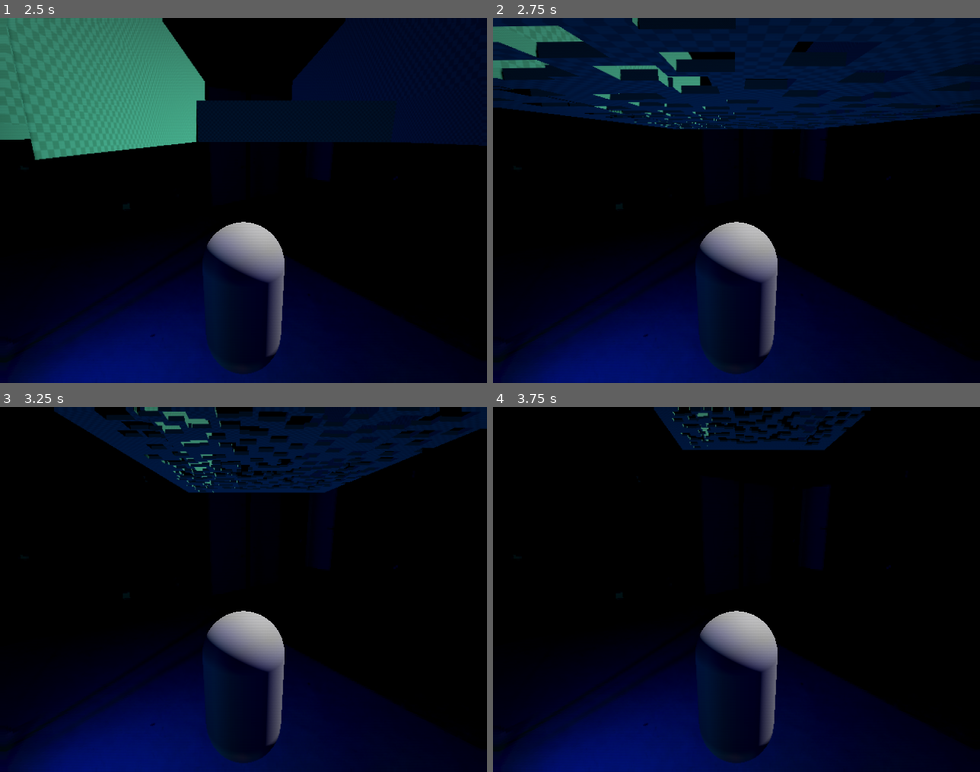
Above: before the commit, frames 1-4 (two rows, left to right).
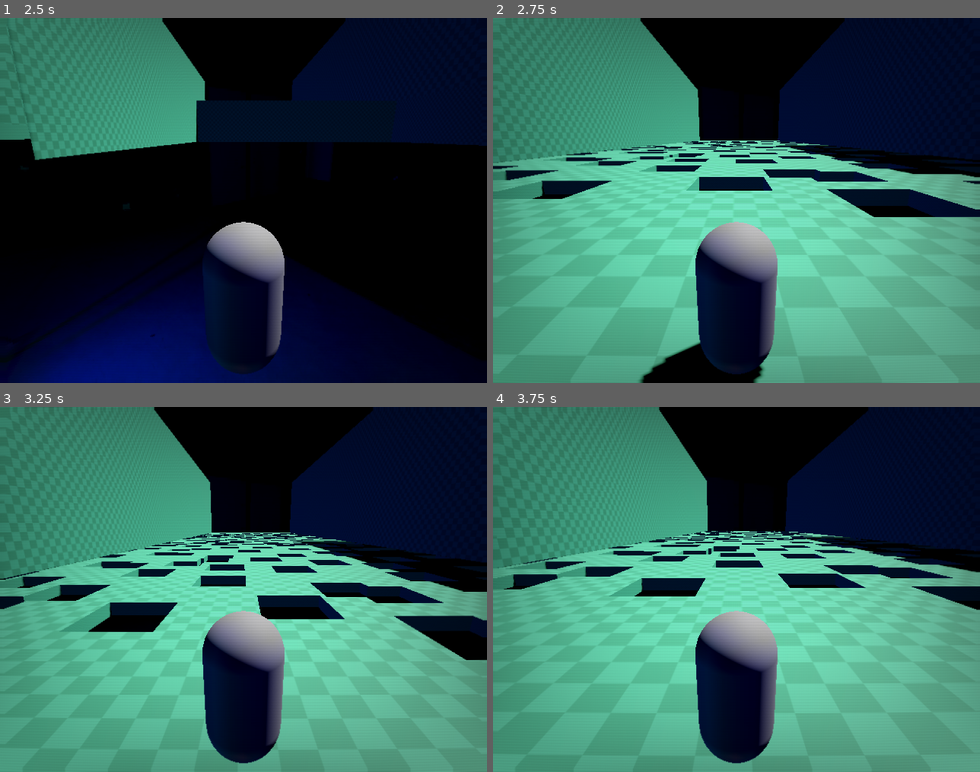
Above: after the commit, the same moments.

Repository: lognasmeow/Wonder
Game: Godot game, scene res://Maps/map_main.tscn
Two runs of this game, one before a commit and one after it. Both use one fixed random seed, a clock stepped at 60 frames per second and the inputs below.
Inputs:
- Up to frame 1 (2.5 s): tap Enter at 0.5 s; hold W (up) 0.53-2.03 s; tap Space (jump) at 0.77, 1.52 s; hold A (left) from 2.03 s (still down)
- Up to frame 2 (2.75 s): keep holding A (left)
- Up to frame 3 (3.25 s): keep holding A (left); tap Space (jump) at 3.02 s
- Up to frame 4 (3.75 s): release A (left) at 3.53 s; hold S (down) from 3.53 s (still down)

Frame 1 is identical in both runs. In frame 2, 79% of the frame differs, in the area x 0-100%, y 0-100%; in frame 3, 83%; in frame 4, 87%.

Commit message:
basic fallplane and finish line code

Diff:
--- /dev/null
+++ b/Functional Areas/FallPlane/fallPlane.tscn
@@ -0,0 +1,9 @@
+[gd_scene format=3 uid="uid://dnmj8afkcdxkx"]
+
+[sub_resource type="WorldBoundaryShape3D" id="WorldBoundaryShape3D_antgw"]
+
+[node name="FallPlane" type="Area3D" unique_id=510512870]
+
+[node name="CollisionShape3D" type="CollisionShape3D" parent="." unique_id=1761711487]
+transform = Transform3D(20, 0, 0, 0, 20, 0, 0, 0, 20, 0, 0, 0)
+shape = SubResource("WorldBoundaryShape3D_antgw")
--- /dev/null
+++ b/Functional Areas/FinishLine/Area_FinishLine.tscn
@@ -0,0 +1,10 @@
+[gd_scene format=3 uid="uid://b7ueai68mlg27"]
+
+[sub_resource type="BoxShape3D" id="BoxShape3D_yntlh"]
+size = Vector3(80, 50, 1)
+
+[node name="AreaFinishLine" type="Area3D" unique_id=1843727942]
+
+[node name="CollisionShape3D" type="CollisionShape3D" parent="." unique_id=1222751638]
+transform = Transform3D(1, 0, 0, 0, 1, 0, 0, 0, 1, 0, 0, 0.022936225)
+shape = SubResource("BoxShape3D_yntlh")
--- a/Maps/map_main.gd
+++ b/Maps/map_main.gd
@@ -6,3 +6,11 @@
 # Called when the node enters the scene tree for the first time.
 func _ready():
 	player.global_position = playerSpawnPoint.global_position
+
+
+func _on_player_entered_fall_plane():
+	player.global_position = playerSpawnPoint.global_position
+
+
+func _on_player_entered_finish_line():
+	player.global_position = playerSpawnPoint.global_position
--- a/Maps/map_main.tscn
+++ b/Maps/map_main.tscn
@@ -4,6 +4,8 @@
 [ext_resource type="Texture2D" uid="uid://dduaw3xqemmd2" path="res://Assets/HDRIs/ferndale_studio_12_1k.exr" id="1_jf03b"]
 [ext_resource type="PackedScene" uid="uid://6vki3n4jw28r" path="res://Assets/Models/Arenas/arena_main.tscn" id="1_jvluu"]
 [ext_resource type="PackedScene" uid="uid://db7q0vfge37iu" path="res://Player/player.tscn" id="2_mktg1"]
+[ext_resource type="PackedScene" uid="uid://dnmj8afkcdxkx" path="res://Functional Areas/FallPlane/fallPlane.tscn" id="5_3721q"]
+[ext_resource type="PackedScene" uid="uid://b7ueai68mlg27" path="res://Functional Areas/FinishLine/Area_FinishLine.tscn" id="6_rhhk7"]
 
 [sub_resource type="PanoramaSkyMaterial" id="PanoramaSkyMaterial_1q4cs"]
 panorama = ExtResource("1_jf03b")
@@ -37,3 +39,14 @@
 
 [node name="Marker3D_PlayerSpawn" type="Marker3D" parent="." unique_id=1223064160]
 transform = Transform3D(1, 0, 0, 0, 1, 0, 0, 0, 1, 0, 1.6785837, 45.02707)
+
+[node name="FallPlane" parent="." unique_id=510512870 instance=ExtResource("5_3721q")]
+transform = Transform3D(1, 0, 0, 0, 1, 0, 0, 0, 1, 0, -3.2877274, -51.90043)
+
+[node name="AreaFinishLine" parent="." unique_id=1843727942 instance=ExtResource("6_rhhk7")]
+transform = Transform3D(1, 0, 0, 0, 1, 0, 0, 0, 1, 0, 22.991291, -140.32568)
+
+[connection signal="enteredFallPlane" from="Player" to="." method="_on_player_entered_fall_plane"]
+[connection signal="enteredFinishLine" from="Player" to="." method="_on_player_entered_finish_line"]
+[connection signal="body_entered" from="FallPlane" to="Player" method="_on_fall_plane_body_entered"]
+[connection signal="body_entered" from="AreaFinishLine" to="Player" method="_on_area_finish_line_body_entered"]
--- a/Player/player.gd
+++ b/Player/player.gd
@@ -1,9 +1,10 @@
 extends CharacterBody3D
-
 
 const SPEED = 8.0
 const JUMP_VELOCITY = 15
 
+signal enteredFallPlane
+signal enteredFinishLine
 
 func _physics_process(delta):
 	addGravity(delta)
@@ -28,3 +29,11 @@
 	else:
 		velocity.x = move_toward(velocity.x, 0, SPEED)
 		velocity.z = move_toward(velocity.z, 0, SPEED)
+
+
+func _on_fall_plane_body_entered(_body):
+	enteredFallPlane.emit()
+
+
+func _on_area_finish_line_body_entered(body):
+	enteredFinishLine.emit()
